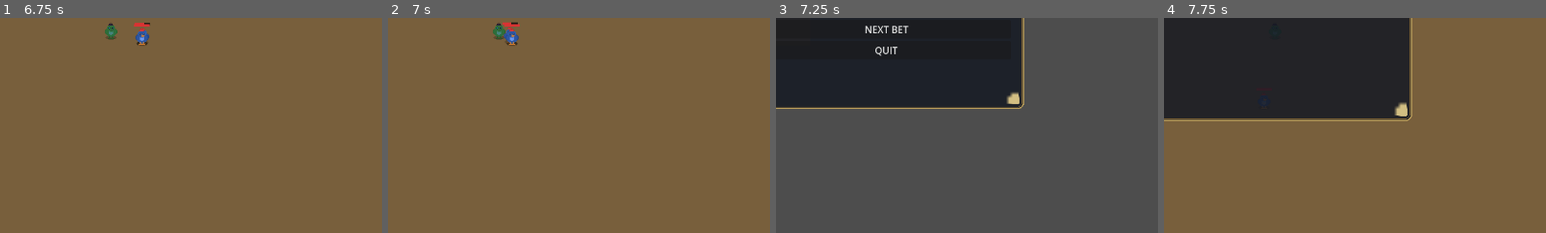
Above: before the commit, frames 1-4 (left to right).
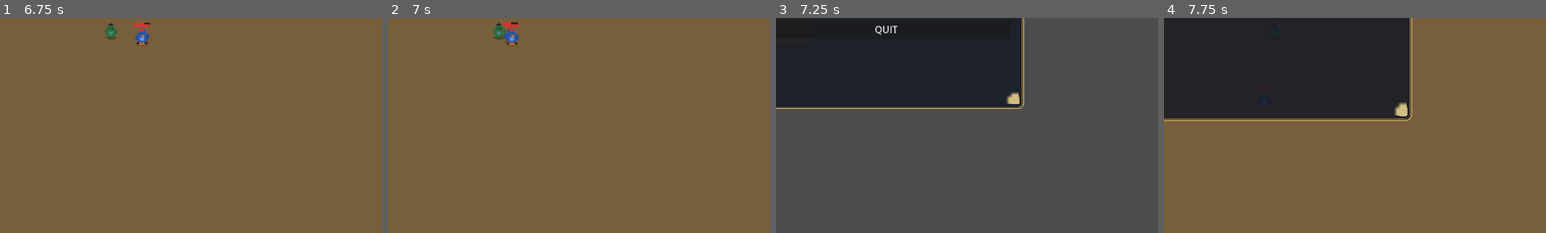
Above: after the commit, the same moments.

Repository: Faratas410/Gallicus-2.0
Game: Godot game, scene res://scenes/Main.tscn
The game is run twice, just before and just after one commit, with the same random seed, the same clock (stepped at 60 frames per second) and the same inputs.
Inputs:
- Up to frame 1 (6.75 s): click "WIN x1.5" at 0.5 s; tap Enter at 1.25 s; hold D (move_right) 1.28-2.03 s; tap K (attack_heavy) at 1.35, 4.35 s; hold S (move_down) 2.03-2.78 s; tap J (attack_light) at 2.1, 5.1 s; hold D (move_right) 2.78-3.53 s; hold L (block) 2.78-3.53 s; hold W (move_up) 3.53-4.28 s; tap Space (dodge) at 3.6, 6.5, 6.6 s; hold A (move_left) 4.28-5.78 s; hold S (move_down) 5.78-6.53 s; hold L (block) 5.78-6.53 s; hold D (move_right) from 6.53 s (still down)
- Up to frame 2 (7 s): keep holding D (move_right)
- Up to frame 3 (7.25 s): keep holding D (move_right)
- Up to frame 4 (7.75 s): release D (move_right) at 7.25 s; click "RESTART" at 7.25 s
The pictures show only the part of the screen within x 36-86%, y 47-97%; the shares and areas given below are measured in that part.

Frames 1-2 are identical in both runs. In frame 3, 0.4% of the frame differs, in the area x 23-35%, y 3-18%; in frame 4, nothing differs.

Commit message:
Fix game over priority on betting flow

Diff:
--- a/scripts/systems/run_manager.gd
+++ b/scripts/systems/run_manager.gd
@@ -17,6 +17,7 @@
 var _waiting_for_bet: bool = false
 var _player: Node
 var _run_failed_emitted: bool = false
+var _is_game_over: bool = false
 
 func _ready() -> void:
 	print("RunManager ready")
@@ -48,6 +49,7 @@
 		"coins": starting_coins,
 	}
 	_run_failed_emitted = false
+	_is_game_over = false
 	GameEvents.run_started.emit()
 	GameEvents.coins_changed.emit(run.coins)
 	_open_bet_ui()
@@ -59,6 +61,8 @@
 	restart_run(true)
 
 func restart_run(preserve_coins: bool = true) -> void:
+	if _force_game_over_if_dead():
+		return
 	get_tree().paused = false
 	Engine.time_scale = 1.0
 	var coins_to_keep: int = int(run.get("coins", starting_coins))
@@ -67,6 +71,7 @@
 		"coins": starting_coins,
 	}
 	_run_failed_emitted = false
+	_is_game_over = false
 
 	if preserve_coins:
 		run["coins"] = coins_to_keep
@@ -100,6 +105,10 @@
 	GameEvents.coins_changed.emit(run.coins)
 
 func _open_bet_ui() -> void:
+	if _force_game_over_if_dead():
+		return
+	if _is_game_over:
+		return
 	_waiting_for_bet = true
 	_set_gameplay_active(false)
 	if _bet_manager and _bet_manager.has_method("open_bet_ui_before_arena"):
@@ -173,7 +182,7 @@
 	print("InputMap ensured: movement + combat bindings ready")
 
 func _start_next_arena() -> void:
-	if _arena == null:
+	if _arena == null or _is_game_over:
 		return
 	run.arena_index += 1
 	_arena.call("start_next_wave")
@@ -193,6 +202,8 @@
 
 func _on_bet_placed(_bet_id: String, _stake: int, _odds: float) -> void:
 	if not _waiting_for_bet:
+		return
+	if _is_game_over:
 		return
 	_waiting_for_bet = false
 	_start_next_arena()
@@ -243,16 +254,21 @@
 
 func _on_run_failed() -> void:
 	_run_failed_emitted = true
+	_is_game_over = true
 	_waiting_for_bet = false
 	_set_gameplay_active(false)
 
 func _on_player_died() -> void:
+	_is_game_over = true
+	_waiting_for_bet = false
+	_set_gameplay_active(false)
 	call_deferred("_emit_run_failed_if_needed")
 
 func _emit_run_failed_if_needed() -> void:
 	if _run_failed_emitted:
 		return
 	_run_failed_emitted = true
+	_is_game_over = true
 	GameEvents.run_failed.emit()
 
 func _soft_reset() -> void:
@@ -264,6 +280,28 @@
 	_player = _resolve_player()
 	_open_bet_ui()
 
+func _force_game_over_if_dead() -> bool:
+	var p := get_tree().get_first_node_in_group("player")
+	if p == null:
+		return false
+	var current_health := _get_player_health_value(p)
+	if current_health <= 0:
+		_is_game_over = true
+		_waiting_for_bet = false
+		_set_gameplay_active(false)
+		_emit_run_failed_if_needed()
+		return true
+	return false
+
+func _get_player_health_value(p: Node) -> int:
+	if p.has_method("get_current_health"):
+		return int(p.call("get_current_health"))
+	if p.has_method("get_health"):
+		var h: Array = p.call("get_health")
+		if h.size() > 0:
+			return int(h[0])
+	return 1
+
 func get_arena() -> Node:
 	return _arena
 
--- a/scripts/ui/ui_root.gd
+++ b/scripts/ui/ui_root.gd
@@ -74,6 +74,8 @@
 		bet_panel.visible = false
 	if game_over_panel != null:
 		game_over_panel.visible = false
+	if next_bet_button != null:
+		next_bet_button.visible = true
 
 func _on_run_failed() -> void:
 	if bet_info_label != null:
@@ -82,6 +84,8 @@
 		bet_panel.visible = false
 	if game_over_panel != null:
 		game_over_panel.visible = true
+	if next_bet_button != null:
+		next_bet_button.visible = false
 
 func _on_run_started_controls() -> void:
 	if controls_hint_panel == null:
@@ -106,6 +110,8 @@
 
 func _on_bet_ui_opened(bets: Array) -> void:
 	if bet_panel == null:
+		return
+	if game_over_panel != null and game_over_panel.visible:
 		return
 	_bets_by_id.clear()
 	for bet in bets:
@@ -139,8 +145,8 @@
 		push_warning("RunManager not found or no restart method.")
 
 func _request_next_bet() -> void:
-	if game_over_panel != null:
-		game_over_panel.visible = false
+	if game_over_panel != null and game_over_panel.visible:
+		return
 
 	var rm: Node = get_tree().get_first_node_in_group("run_manager")
 	if rm != null and rm.has_method("restart_run"):
